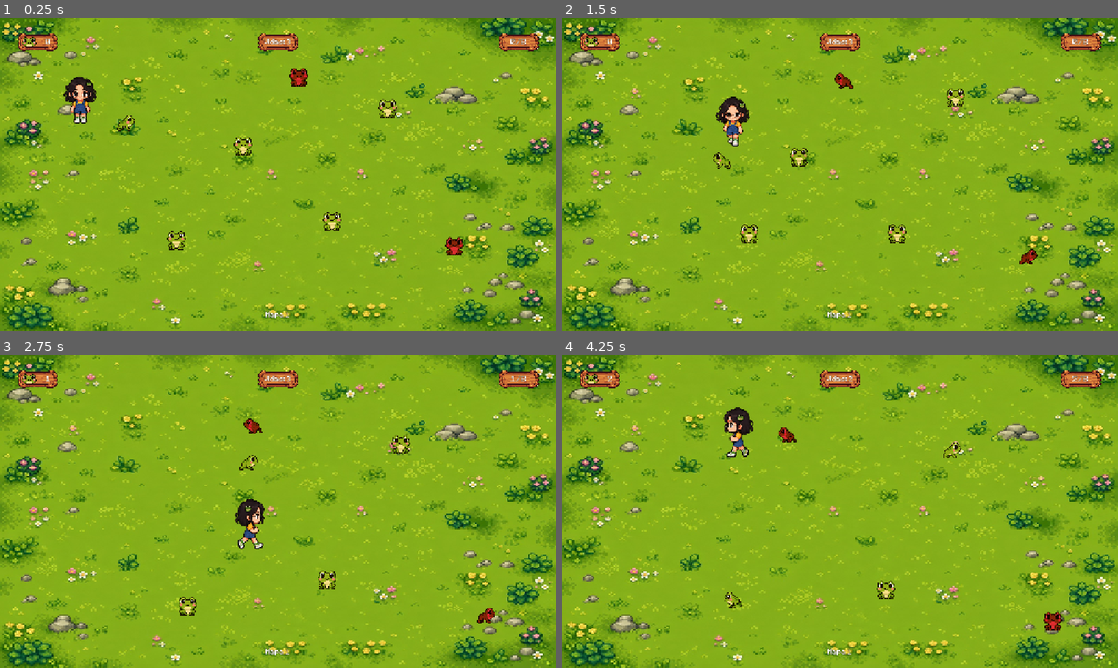
Above: before the commit, frames 1-4 (two rows, left to right).
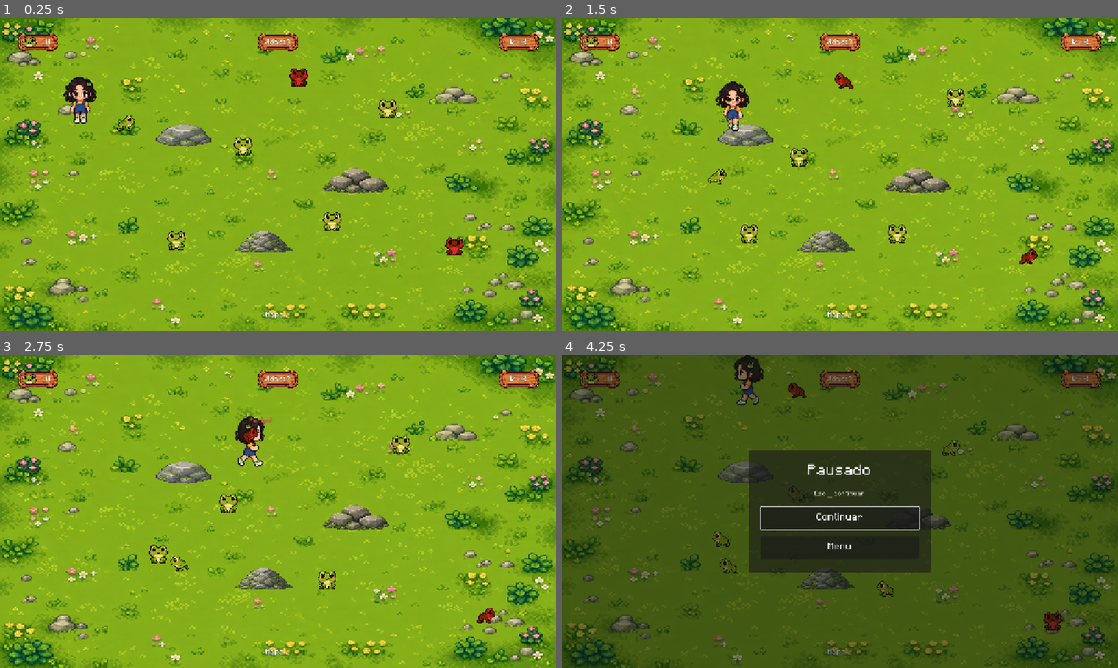
Above: after the commit, the same moments.

Repository: leticialencar/P.I-Games-beatriz-and-the-frogs
Game: Godot game, scene res://scenes/game.tscn
Two runs of this game, one before a commit and one after it. Both use one fixed random seed, a clock stepped at 60 frames per second and the inputs below. This scene is started directly instead of the project's main scene.
Inputs:
- Up to frame 1 (0.25 s): no input
- Up to frame 2 (1.5 s): tap Enter at 0.5 s; hold Right 0.53-1.28 s; tap E at 0.6, 1.35 s; tap Space at 0.77 s; hold Down from 1.28 s (still down)
- Up to frame 3 (2.75 s): tap Space at 1.52 s; release Down at 2.03 s; hold Right from 2.03 s (still down); tap E at 2.1 s
- Up to frame 4 (4.25 s): release Right at 2.78 s; hold Up 2.78-3.53 s; tap E at 2.85, 3.5, 3.6 s; tap Space at 3.02, 3.77 s; hold Left from 3.53 s (still down); tap Escape at 4.15 s

The runs differ from the first frame. In frame 1, 1.6% of the frame differs, in the area x 28-70%, y 34-75%; in frame 2, 2.4%; in frame 3, 3.2%; in frame 4, 100%, in the area x 0-100%, y 0-100%.

Commit message:
Implement pause functionality and enhance game scene structure
- Updated README to reflect the addition of pause functionality.
- Added a pause menu scene and integrated it into the game scene structure.
- Enhanced player scene with collision detection and movement logic improvements.
- Introduced obstacle spawning logic in the game to increase gameplay complexity.
- Updated level data to include obstacle layouts for better map design.

Diff:
--- a/godot/scenes/game.tscn
+++ b/godot/scenes/game.tscn
@@ -1,16 +1,19 @@
-[gd_scene load_steps=6 format=3]
+[gd_scene load_steps=7 format=3]
 
 [ext_resource type="Script" path="res://scripts/game.gd" id="1"]
 [ext_resource type="Texture2D" path="res://assets/ui/frog_counter_bg.png" id="2"]
 [ext_resource type="Texture2D" path="res://assets/frog/frog_icon.png" id="3"]
 [ext_resource type="AudioStream" path="res://assets/sounds/game_music.mp3" id="4"]
 [ext_resource type="FontFile" path="res://assets/fonts/Minecraftia-Regular.ttf" id="5"]
+[ext_resource type="PackedScene" path="res://scenes/pause_menu.tscn" id="6"]
 
 [node name="Game" type="Node2D"]
 script = ExtResource("1")
 
 [node name="Background" type="Sprite2D" parent="."]
 centered = false
+
+[node name="Obstacles" type="Node2D" parent="."]
 
 [node name="Entities" type="Node2D" parent="."]
 
@@ -153,3 +156,9 @@
 [node name="Music" type="AudioStreamPlayer" parent="."]
 stream = ExtResource("4")
 volume_db = -6.0
+
+[node name="PauseLayer" type="CanvasLayer" parent="."]
+layer = 100
+process_mode = 3
+
+[node name="PauseMenu" parent="PauseLayer" instance=ExtResource("6")]
--- a/godot/scenes/main_menu.tscn
+++ b/godot/scenes/main_menu.tscn
@@ -1,10 +1,10 @@
-[gd_scene load_steps=4 format=3]
+[gd_scene format=3 uid="uid://dm5ebf31ndwkn"]
 
-[ext_resource type="Script" path="res://scripts/main_menu.gd" id="1"]
-[ext_resource type="AudioStream" path="res://assets/sounds/button_click.wav" id="2"]
-[ext_resource type="FontFile" path="res://assets/fonts/Minecraftia-Regular.ttf" id="3"]
+[ext_resource type="Script" uid="uid://cn77vq0hufqt4" path="res://scripts/main_menu.gd" id="1"]
+[ext_resource type="AudioStream" uid="uid://dvuxfuws0jrtc" path="res://assets/sounds/button_click.wav" id="2"]
+[ext_resource type="FontFile" uid="uid://bi0j2rloqkrms" path="res://assets/fonts/Minecraftia-Regular.ttf" id="3"]
 
-[node name="MainMenu" type="Control"]
+[node name="MainMenu" type="Control" unique_id=1826094295]
 layout_mode = 3
 anchors_preset = 15
 anchor_right = 1.0
@@ -13,7 +13,7 @@
 grow_vertical = 2
 script = ExtResource("1")
 
-[node name="Background" type="TextureRect" parent="."]
+[node name="Background" type="TextureRect" parent="." unique_id=263516351]
 layout_mode = 1
 anchors_preset = 15
 anchor_right = 1.0
@@ -23,7 +23,7 @@
 expand_mode = 1
 stretch_mode = 5
 
-[node name="Dim" type="ColorRect" parent="."]
+[node name="Dim" type="ColorRect" parent="." unique_id=443403430]
 layout_mode = 1
 anchors_preset = 15
 anchor_right = 1.0
@@ -32,7 +32,7 @@
 grow_vertical = 2
 color = Color(0.05, 0.08, 0.05, 0.45)
 
-[node name="Center" type="CenterContainer" parent="."]
+[node name="Center" type="CenterContainer" parent="." unique_id=1544569881]
 layout_mode = 1
 anchors_preset = 15
 anchor_right = 1.0
@@ -40,58 +40,57 @@
 grow_horizontal = 2
 grow_vertical = 2
 
-[node name="Panel" type="PanelContainer" parent="Center"]
+[node name="Panel" type="PanelContainer" parent="Center" unique_id=1191797956]
 custom_minimum_size = Vector2(640, 560)
 layout_mode = 2
 
-[node name="Margin" type="MarginContainer" parent="Center/Panel"]
+[node name="Margin" type="MarginContainer" parent="Center/Panel" unique_id=934742049]
 layout_mode = 2
 theme_override_constants/margin_left = 40
 theme_override_constants/margin_top = 36
 theme_override_constants/margin_right = 40
 theme_override_constants/margin_bottom = 36
 
-[node name="VBox" type="VBoxContainer" parent="Center/Panel/Margin"]
+[node name="VBox" type="VBoxContainer" parent="Center/Panel/Margin" unique_id=913065913]
 layout_mode = 2
 theme_override_constants/separation = 22
 
-[node name="Logo" type="TextureRect" parent="Center/Panel/Margin/VBox"]
+[node name="Logo" type="TextureRect" parent="Center/Panel/Margin/VBox" unique_id=1063065716]
 custom_minimum_size = Vector2(520, 200)
 layout_mode = 2
 expand_mode = 1
 stretch_mode = 5
 
-[node name="PlayButton" type="Button" parent="Center/Panel/Margin/VBox"]
+[node name="PlayButton" type="Button" parent="Center/Panel/Margin/VBox" unique_id=41076679]
 custom_minimum_size = Vector2(0, 64)
 layout_mode = 2
 theme_override_fonts/font = ExtResource("3")
 theme_override_font_sizes/font_size = 28
 text = "Jogar"
 
-[node name="LoreButton" type="Button" parent="Center/Panel/Margin/VBox"]
+[node name="LoreButton" type="Button" parent="Center/Panel/Margin/VBox" unique_id=877233338]
 custom_minimum_size = Vector2(0, 56)
 layout_mode = 2
 theme_override_fonts/font = ExtResource("3")
 theme_override_font_sizes/font_size = 22
 text = "Sobre a Bea"
 
-[node name="QuitButton" type="Button" parent="Center/Panel/Margin/VBox"]
+[node name="QuitButton" type="Button" parent="Center/Panel/Margin/VBox" unique_id=1391406403]
 custom_minimum_size = Vector2(0, 56)
 layout_mode = 2
 theme_override_fonts/font = ExtResource("3")
 theme_override_font_sizes/font_size = 22
 text = "Sair"
 
-[node name="LoreLabel" type="Label" parent="Center/Panel/Margin/VBox"]
-visible = false
+[node name="LoreLabel" type="Label" parent="Center/Panel/Margin/VBox" unique_id=1655021293]
 custom_minimum_size = Vector2(0, 200)
 layout_mode = 2
 theme_override_fonts/font = ExtResource("3")
 theme_override_font_sizes/font_size = 18
+horizontal_alignment = 1
 autowrap_mode = 3
-horizontal_alignment = 1
 
-[node name="HintLabel" type="Label" parent="."]
+[node name="HintLabel" type="Label" parent="." unique_id=1923872466]
 layout_mode = 1
 anchors_preset = 7
 anchor_left = 0.5
@@ -104,12 +103,12 @@
 offset_bottom = -16.0
 grow_horizontal = 2
 grow_vertical = 0
+theme_override_colors/font_color = Color(0.9, 0.95, 0.9, 0.85)
 theme_override_fonts/font = ExtResource("3")
 theme_override_font_sizes/font_size = 14
-theme_override_colors/font_color = Color(0.9, 0.95, 0.9, 0.85)
 text = "F11 — sair/entrar em tela cheia"
 horizontal_alignment = 1
 
-[node name="ClickSound" type="AudioStreamPlayer" parent="."]
+[node name="ClickSound" type="AudioStreamPlayer" parent="." unique_id=1201577317]
 stream = ExtResource("2")
 volume_db = -3.0
--- /dev/null
+++ b/godot/scenes/obstacle.tscn
@@ -0,0 +1,17 @@
+[gd_scene load_steps=3 format=3]
+
+[ext_resource type="Script" path="res://scripts/obstacle.gd" id="1"]
+
+[sub_resource type="RectangleShape2D" id="RectangleShape2D_1"]
+size = Vector2(80, 48)
+
+[node name="Obstacle" type="StaticBody2D"]
+collision_layer = 1
+collision_mask = 0
+script = ExtResource("1")
+
+[node name="CollisionShape2D" type="CollisionShape2D" parent="."]
+shape = SubResource("RectangleShape2D_1")
+
+[node name="Sprite2D" type="Sprite2D" parent="."]
+texture_filter = 1
--- /dev/null
+++ b/godot/scenes/pause_menu.tscn
@@ -0,0 +1,76 @@
+[gd_scene load_steps=3 format=3]
+
+[ext_resource type="Script" path="res://scripts/pause_menu.gd" id="1"]
+[ext_resource type="FontFile" path="res://assets/fonts/Minecraftia-Regular.ttf" id="2"]
+
+[node name="PauseMenu" type="Control"]
+process_mode = 3
+layout_mode = 3
+anchors_preset = 15
+anchor_right = 1.0
+anchor_bottom = 1.0
+grow_horizontal = 2
+grow_vertical = 2
+visible = false
+script = ExtResource("1")
+
+[node name="Dim" type="ColorRect" parent="."]
+layout_mode = 1
+anchors_preset = 15
+anchor_right = 1.0
+anchor_bottom = 1.0
+grow_horizontal = 2
+grow_vertical = 2
+color = Color(0.05, 0.08, 0.05, 0.55)
+
+[node name="Center" type="CenterContainer" parent="."]
+layout_mode = 1
+anchors_preset = 15
+anchor_right = 1.0
+anchor_bottom = 1.0
+grow_horizontal = 2
+grow_vertical = 2
+
+[node name="Panel" type="PanelContainer" parent="Center"]
+custom_minimum_size = Vector2(420, 280)
+layout_mode = 2
+
+[node name="Margin" type="MarginContainer" parent="Center/Panel"]
+layout_mode = 2
+theme_override_constants/margin_left = 28
+theme_override_constants/margin_top = 24
+theme_override_constants/margin_right = 28
+theme_override_constants/margin_bottom = 24
+
+[node name="VBox" type="VBoxContainer" parent="Center/Panel/Margin"]
+layout_mode = 2
+theme_override_constants/separation = 16
+
+[node name="TitleLabel" type="Label" parent="Center/Panel/Margin/VBox"]
+layout_mode = 2
+theme_override_fonts/font = ExtResource("2")
+theme_override_font_sizes/font_size = 28
+text = "Pausado"
+horizontal_alignment = 1
+
+[node name="HintLabel" type="Label" parent="Center/Panel/Margin/VBox"]
+layout_mode = 2
+theme_override_fonts/font = ExtResource("2")
+theme_override_font_sizes/font_size = 12
+theme_override_colors/font_color = Color(0.85, 0.85, 0.8, 1)
+text = "Esc — continuar"
+horizontal_alignment = 1
+
+[node name="ResumeButton" type="Button" parent="Center/Panel/Margin/VBox"]
+custom_minimum_size = Vector2(0, 52)
+layout_mode = 2
+theme_override_fonts/font = ExtResource("2")
+theme_override_font_sizes/font_size = 18
+text = "Continuar"
+
+[node name="MenuButton" type="Button" parent="Center/Panel/Margin/VBox"]
+custom_minimum_size = Vector2(0, 52)
+layout_mode = 2
+theme_override_fonts/font = ExtResource("2")
+theme_override_font_sizes/font_size = 18
+text = "Menu"
--- a/godot/scenes/player.tscn
+++ b/godot/scenes/player.tscn
@@ -1,9 +1,18 @@
-[gd_scene load_steps=2 format=3]
+[gd_scene load_steps=3 format=3]
 
 [ext_resource type="Script" path="res://scripts/player.gd" id="1"]
 
+[sub_resource type="RectangleShape2D" id="RectangleShape2D_player"]
+size = Vector2(48, 36)
+
 [node name="Player" type="CharacterBody2D"]
+collision_layer = 2
+collision_mask = 1
 script = ExtResource("1")
 
 [node name="Sprite2D" type="Sprite2D" parent="."]
 centered = false
+
+[node name="CollisionShape2D" type="CollisionShape2D" parent="."]
+position = Vector2(56, 90)
+shape = SubResource("RectangleShape2D_player")
--- a/godot/scripts/frog.gd
+++ b/godot/scripts/frog.gd
@@ -204,8 +204,7 @@
 		speed = PATROL_SPEED
 
 	if moving:
-		position += move_dir * speed * delta
-		_clamp_to_screen()
+		_try_move(speed * delta)
 		_advance_walk(delta)
 		sprite.texture = walk_textures[walk_frame]
 		sprite.flip_h = move_dir.x < 0.0
@@ -234,8 +233,7 @@
 		speed = GOLDEN_PATROL_SPEED
 
 	moving = true
-	position += move_dir * speed * delta
-	_clamp_to_screen()
+	_try_move(speed * delta)
 	_advance_walk(delta)
 	sprite.texture = walk_textures[walk_frame]
 	sprite.flip_h = move_dir.x < 0.0
@@ -273,8 +271,7 @@
 			action_playing = false
 
 	if fleeing:
-		position += move_dir * speed * delta
-		_clamp_to_screen()
+		_try_move(speed * delta)
 		_advance_walk(delta)
 		sprite.texture = walk_textures[walk_frame]
 		sprite.flip_h = move_dir.x < 0.0
@@ -305,8 +302,7 @@
 			state_duration = randf_range(GREEN_PAUSE_MIN, GREEN_PAUSE_MAX)
 
 	if moving:
-		position += move_dir * speed * delta
-		_clamp_to_screen()
+		_try_move(speed * delta)
 		_advance_walk(delta)
 		sprite.texture = walk_textures[walk_frame]
 		sprite.flip_h = move_dir.x < 0.0
@@ -321,6 +317,36 @@
 	if dir.length_squared() < 0.01:
 		return Vector2.RIGHT
 	return dir.normalized()
+
+
+func _try_move(distance: float) -> void:
+	var next := position + move_dir * distance
+	var body := _body_rect_at(next)
+	if _collides_with_obstacle(body):
+		# Tenta desviar: inverte e escolhe outro ângulo.
+		move_dir = -move_dir
+		next = position + move_dir * distance * 0.5
+		if _collides_with_obstacle(_body_rect_at(next)):
+			move_dir = _random_dir()
+			return
+	position = next
+	_clamp_to_screen()
+
+
+func _body_rect_at(pos: Vector2) -> Rect2:
+	var size := Vector2(40, 32)
+	if sprite != null and sprite.texture != null:
+		size = sprite.texture.get_size() * 0.7
+	return Rect2(pos + size * 0.15, size)
+
+
+func _collides_with_obstacle(rect: Rect2) -> bool:
+	if not is_inside_tree():
+		return false
+	for node in get_tree().get_nodes_in_group("obstacles"):
+		if node.has_method("get_blocking_rect") and rect.intersects(node.get_blocking_rect()):
+			return true
+	return false
 
 
 func _clamp_to_screen() -> void:
--- a/godot/scripts/game.gd
+++ b/godot/scripts/game.gd
@@ -15,9 +15,11 @@
 
 const FrogScene := preload("res://scenes/frog.tscn")
 const PlayerScene := preload("res://scenes/player.tscn")
+const ObstacleScene := preload("res://scenes/obstacle.tscn")
 
 @onready var background: Sprite2D = $Background
 @onready var entities: Node2D = $Entities
+@onready var obstacles_root: Node2D = $Obstacles
 @onready var counter_label: Label = $HUD/CounterPanel/CounterLabel
 @onready var goal_label: Label = $HUD/TimerPanel/TimerLabel
 @onready var lives_label: Label = $HUD/LivesPanel/LivesLabel
@@ -85,6 +87,10 @@
 		_on_map_cleared()
 
 
+func can_pause() -> bool:
+	return not finished and transition_timer <= 0.0
+
+
 func _unhandled_input(event: InputEvent) -> void:
 	if event is InputEventKey and event.pressed and not event.echo:
 		if event.keycode == KEY_F11:
@@ -156,6 +162,7 @@
 	_layout_hud()
 
 	_clear_frogs()
+	_spawn_obstacles()
 	freeze_timer = 0.0
 
 	spawn_interval = randf_range(0.3, 0.7)
@@ -178,6 +185,21 @@
 		if is_instance_valid(frog):
 			frog.queue_free()
 	frogs.clear()
+
+
+func _clear_obstacles() -> void:
+	for child in obstacles_root.get_children():
+		child.queue_free()
+
+
+func _spawn_obstacles() -> void:
+	_clear_obstacles()
+	var rects := LevelData.obstacle_rects_for(current_map, Screen.size())
+	for rect in rects:
+		var obstacle := ObstacleScene.instantiate() as Obstacle
+		obstacles_root.add_child(obstacle)
+		obstacle.setup(rect)
+		obstacle.add_to_group("obstacles")
 
 
 func _spawn_initial_frogs() -> void:
@@ -190,13 +212,25 @@
 		Vector2(screen.x * 0.58, screen.y * 0.62),
 	]
 	for pos in greens:
+		if _hits_obstacle(Rect2(pos, Vector2(50, 40))):
+			pos = _find_spawn_position()
+			if pos == Vector2.INF:
+				continue
 		_add_frog(pos, Frog.FrogType.GREEN)
 
-	_add_frog(Vector2(screen.x * 0.80, screen.y * 0.70), Frog.FrogType.STRANGE)
-	if int(level["max_strange"]) >= 2:
-		_add_frog(Vector2(screen.x * 0.52, screen.y * 0.16), Frog.FrogType.STRANGE)
-	if int(level["max_strange"]) >= 3:
-		_add_frog(Vector2(screen.x * 0.86, screen.y * 0.42), Frog.FrogType.STRANGE)
+	var strange_spots := [
+		Vector2(screen.x * 0.80, screen.y * 0.70),
+		Vector2(screen.x * 0.52, screen.y * 0.16),
+		Vector2(screen.x * 0.86, screen.y * 0.42),
+	]
+	var strange_needed := int(level["max_strange"])
+	for i in range(mini(strange_needed, strange_spots.size())):
+		var pos: Vector2 = strange_spots[i]
+		if _hits_obstacle(Rect2(pos, Vector2(50, 40))):
+			pos = _find_spawn_position()
+			if pos == Vector2.INF:
+				continue
+		_add_frog(pos, Frog.FrogType.STRANGE)
 
 
 func _add_frog(pos: Vector2, frog_type: Frog.FrogType) -> void:
@@ -356,6 +390,8 @@
 		var pos := Vector2(randi_range(min_x, max_x), randi_range(min_y, max_y))
 		if player.global_position.distance_to(pos) < 160.0:
 			continue
+		if _hits_obstacle(Rect2(pos, Vector2(50, 40))):
+			continue
 
 		var valid := true
 		for frog in frogs:
@@ -367,6 +403,13 @@
 			return pos
 
 	return Vector2.INF
+
+
+func _hits_obstacle(rect: Rect2) -> bool:
+	for node in get_tree().get_nodes_in_group("obstacles"):
+		if node.has_method("get_blocking_rect") and rect.intersects(node.get_blocking_rect()):
+			return true
+	return false
 
 
 func _update_hud() -> void:
@@ -452,4 +495,5 @@
 	GameState.survived = survived
 	GameState.current_map = current_map
 	music.stop()
+	get_tree().paused = false
 	get_tree().change_scene_to_file("res://scenes/end_game.tscn")
--- a/godot/scripts/level_data.gd
+++ b/godot/scripts/level_data.gd
@@ -1,7 +1,7 @@
 class_name LevelData
 extends RefCounted
 
-## Configuração por mapa (Parte 1 — sem arte/obstáculos novos ainda).
+## Configuração por mapa + layouts de obstáculos (frações da tela).
 
 
 static func get_config(map_number: int) -> Dictionary:
@@ -20,9 +20,14 @@
 				"strange_respawn_min": 7.0,
 				"strange_respawn_max": 11.0,
 				"background": "res://assets/background/background.png",
+				# Poucos obstáculos — introdução (GDD mapa 1).
+				"obstacles": [
+					{"x": 0.28, "y": 0.34, "w": 0.10, "h": 0.07},
+					{"x": 0.58, "y": 0.48, "w": 0.12, "h": 0.08},
+					{"x": 0.42, "y": 0.68, "w": 0.11, "h": 0.07},
+				],
 			}
 		_:
-			# Mapa 2 — mais difícil (GDD).
 			return {
 				"name": "Mapa 2",
 				"goal": 12,
@@ -36,8 +41,31 @@
 				"strange_respawn_min": 5.0,
 				"strange_respawn_max": 8.0,
 				"background": "res://assets/background/background_map2.png",
+				# Mais pedras / corredores estreitos (GDD mapa 2).
+				"obstacles": [
+					{"x": 0.18, "y": 0.22, "w": 0.12, "h": 0.08},
+					{"x": 0.48, "y": 0.28, "w": 0.10, "h": 0.18},
+					{"x": 0.70, "y": 0.22, "w": 0.12, "h": 0.08},
+					{"x": 0.32, "y": 0.52, "w": 0.14, "h": 0.08},
+					{"x": 0.58, "y": 0.55, "w": 0.10, "h": 0.16},
+					{"x": 0.22, "y": 0.72, "w": 0.12, "h": 0.08},
+					{"x": 0.72, "y": 0.70, "w": 0.13, "h": 0.08},
+				],
 			}
 
 
 static func max_maps() -> int:
 	return 2
+
+
+static func obstacle_rects_for(map_number: int, screen: Vector2) -> Array[Rect2]:
+	var config := get_config(map_number)
+	var rects: Array[Rect2] = []
+	for item in config.get("obstacles", []):
+		rects.append(Rect2(
+			float(item["x"]) * screen.x,
+			float(item["y"]) * screen.y,
+			float(item["w"]) * screen.x,
+			float(item["h"]) * screen.y
+		))
+	return rects
--- /dev/null
+++ b/godot/scripts/obstacle.gd
@@ -0,0 +1,37 @@
+class_name Obstacle
+extends StaticBody2D
+
+## Pedra sólida. Bloqueia a Bea (física) e os sapos (AABB).
+
+const ROCK_TEXTURES: Array[String] = [
+	"res://assets/obstacles/rock_1.png",
+	"res://assets/obstacles/rock_2.png",
+	"res://assets/obstacles/rock_3.png",
+]
+
+@onready var collision_shape: CollisionShape2D = $CollisionShape2D
+@onready var sprite: Sprite2D = $Sprite2D
+
+
+func setup(rect: Rect2) -> void:
+	position = rect.position + rect.size * 0.5
+
+	var shape := RectangleShape2D.new()
+	# Um pouco menor que o rect visual pra não “grudar” nas bordas.
+	shape.size = rect.size * 0.85
+	collision_shape.shape = shape
+
+	var path: String = ROCK_TEXTURES[randi() % ROCK_TEXTURES.size()]
+	var tex := load(path) as Texture2D
+	sprite.texture = tex
+	sprite.texture_filter = CanvasItem.TEXTURE_FILTER_NEAREST
+
+	var tex_size := tex.get_size()
+	if tex_size.x > 0.0 and tex_size.y > 0.0:
+		sprite.scale = Vector2(rect.size.x / tex_size.x, rect.size.y / tex_size.y)
+
+
+func get_blocking_rect() -> Rect2:
+	var shape := collision_shape.shape as RectangleShape2D
+	var size := shape.size
+	return Rect2(global_position - size * 0.5, size)
--- /dev/null
+++ b/godot/scripts/pause_menu.gd
@@ -0,0 +1,62 @@
+extends Control
+
+## Overlay de pause: processa mesmo com a árvore pausada.
+
+@onready var resume_button: Button = $Center/Panel/Margin/VBox/ResumeButton
+@onready var menu_button: Button = $Center/Panel/Margin/VBox/MenuButton
+
+
+func _ready() -> void:
+	process_mode = Node.PROCESS_MODE_ALWAYS
+	visible = false
+	resume_button.pressed.connect(_resume)
+	menu_button.pressed.connect(_to_menu)
+
+
+func _unhandled_input(event: InputEvent) -> void:
+	if not (event is InputEventKey and event.pressed and not event.echo):
+		return
+
+	if event.keycode == KEY_F11:
+		_toggle_fullscreen()
+		get_viewport().set_input_as_handled()
+		return
+
+	if event.keycode != KEY_ESCAPE:
+		return
+
+	if visible:
+		_resume()
+	elif _can_pause():
+		_pause()
+	get_viewport().set_input_as_handled()
+
+
+func _can_pause() -> bool:
+	var game := get_tree().current_scene
+	if game == null or not game.has_method("can_pause"):
+		return true
+	return game.can_pause()
+
+
+func _pause() -> void:
+	visible = true
+	get_tree().paused = true
+	resume_button.grab_focus()
+
+
+func _resume() -> void:
+	visible = false
+	get_tree().paused = false
+
+
+func _to_menu() -> void:
+	get_tree().paused = false
+	get_tree().change_scene_to_file("res://scenes/main_menu.tscn")
+
+
+func _toggle_fullscreen() -> void:
+	if DisplayServer.window_get_mode() == DisplayServer.WINDOW_MODE_FULLSCREEN:
+		DisplayServer.window_set_mode(DisplayServer.WINDOW_MODE_WINDOWED)
+	else:
+		DisplayServer.window_set_mode(DisplayServer.WINDOW_MODE_FULLSCREEN)
--- a/godot/scripts/player.gd
+++ b/godot/scripts/player.gd
@@ -48,7 +48,6 @@
 	_handle_movement()
 	_update_animation(delta)
 	_update_sprite()
-	move_and_slide()
 
 
 func get_center() -> Vector2:
@@ -141,6 +140,7 @@
 			direction = "front"
 
 	velocity = input_vector * BASE_SPEED * speed_multiplier
+	move_and_slide()
 
 	var screen := Screen.size()
 	global_position.x = clampf(global_position.x, 0.0, screen.x - DISPLAY_SIZE.x)
Binary file added: godot/assets/obstacles/rock_1.png
Not shown, added: godot/assets/obstacles/rock_1.png.import
Binary file added: godot/assets/obstacles/rock_2.png
Not shown, added: godot/assets/obstacles/rock_2.png.import
Binary file added: godot/assets/obstacles/rock_3.png
Not shown, added: godot/assets/obstacles/rock_3.png.import
Not shown, added: godot/scripts/obstacle.gd.uid
Not shown, added: godot/scripts/pause_menu.gd.uid
Not shown, changed: README.md
